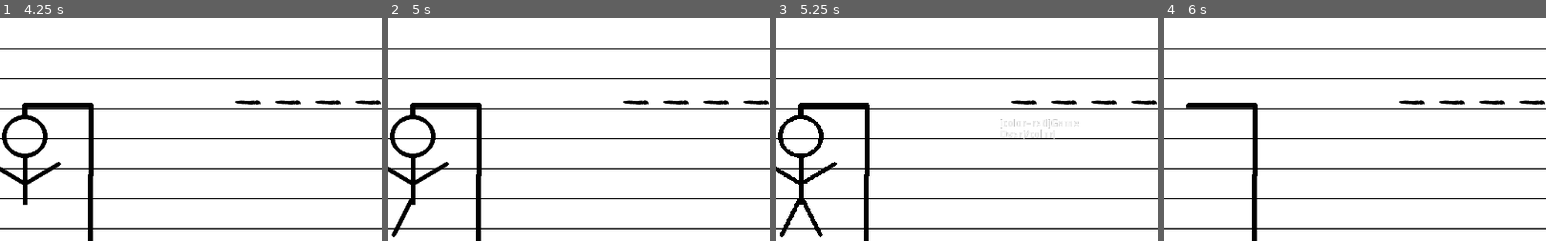
Above: before the commit, frames 1-4 (left to right).
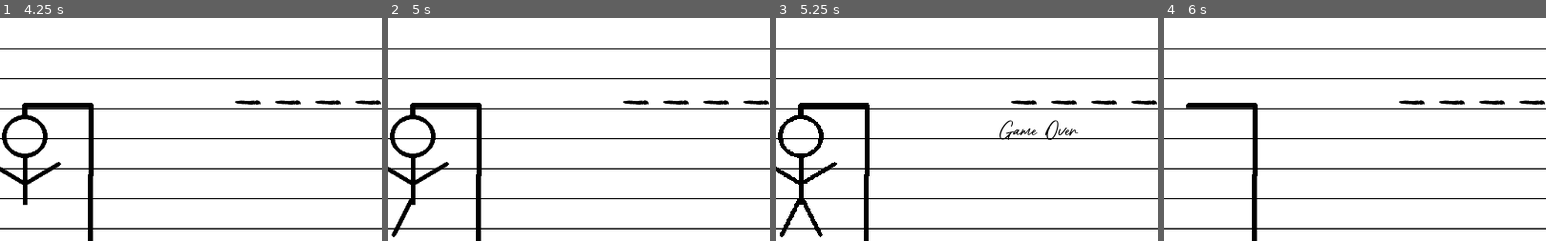
Above: after the commit, the same moments.

Repository: Jelared/Project-Jeu_du_Pendu
Game: Godot game, scene res://scenes/Main.tscn
The game is run twice, just before and just after one commit, with the same random seed, the same clock (stepped at 60 frames per second) and the same inputs.
Inputs:
- Up to frame 1 (4.25 s): click "A" at 0.5 s; click "B" at 1.25 s; click "C" at 2 s; click "D" at 2.75 s; click "E" at 3.5 s
- Up to frame 2 (5 s): click "F" at 4.25 s
- Up to frame 3 (5.25 s): click "G" at 5 s
- Up to frame 4 (6 s): click "Rejouer" at 5.75 s
The pictures show only the part of the screen within x 14-64%, y 7-57%; the shares and areas given below are measured in that part.

Frames 1-2 are identical in both runs. In frame 3, 0.5% of the frame differs, in the area x 58-80%, y 45-55%; in frame 4, nothing differs.

Commit message:
update 12-09-2022

Diff:
--- a/scenes/Main.tscn
+++ b/scenes/Main.tscn
@@ -13,6 +13,7 @@
 [ext_resource path="res://Sons/confirm_style_1_001.wav" type="AudioStream" id=11]
 [ext_resource path="res://Sons/error_style_2_001.wav" type="AudioStream" id=12]
 [ext_resource path="res://Sprites/Page.png" type="Texture" id=13]
+[ext_resource path="res://font/Maytra.ttf" type="DynamicFontData" id=14]
 
 [sub_resource type="DynamicFontData" id=2]
 font_path = "res://font/Holidays Homework.ttf"
@@ -28,6 +29,10 @@
 "name": "default",
 "speed": 5.0
 } ]
+
+[sub_resource type="DynamicFont" id=4]
+size = 30
+font_data = ExtResource( 14 )
 
 [node name="Main" type="Control"]
 anchor_right = 1.0
@@ -269,11 +274,21 @@
 position = Vector2( 200, 230 )
 frames = SubResource( 1 )
 
-[node name="Gameover_Win" type="RichTextLabel" parent="."]
+[node name="Gameover" type="RichTextLabel" parent="."]
 margin_left = 440.0
 margin_top = 174.0
 margin_right = 568.0
 margin_bottom = 214.0
+custom_colors/default_color = Color( 0, 0, 0, 1 )
+custom_fonts/normal_font = SubResource( 4 )
+
+[node name="Win" type="RichTextLabel" parent="."]
+margin_left = 440.0
+margin_top = 174.0
+margin_right = 568.0
+margin_bottom = 214.0
+custom_colors/default_color = Color( 0, 0, 0, 1 )
+custom_fonts/normal_font = SubResource( 4 )
 
 [node name="Timer" type="RichTextLabel" parent="."]
 margin_right = 104.0
--- a/scripts/Main.gd
+++ b/scripts/Main.gd
@@ -92,7 +92,7 @@
 		$Pendu.frame = perdu
 		perdu += 1
 	if perdu == 7 :
-		$Gameover_Win.bbcode_text = "[color=red]" + "Game Over" + "[/color]"
+		$Gameover.text = "Game Over"
 		Brejouer()
 
 
@@ -102,7 +102,7 @@
 	print("g")
 	var b = affichage
 	if a==b :
-		$Gameover_Win.bbcode_text = "[color=red]" + "Gagner" + "[/color]"
+		$Win.text = "GAGNER"
 		Brejouer()
 
 
Binary file added: font/Creattion Demo.otf
Binary file added: font/Maytra.ttf
Not shown: 1 places in scenes/Main.tscn that only renumber resources
